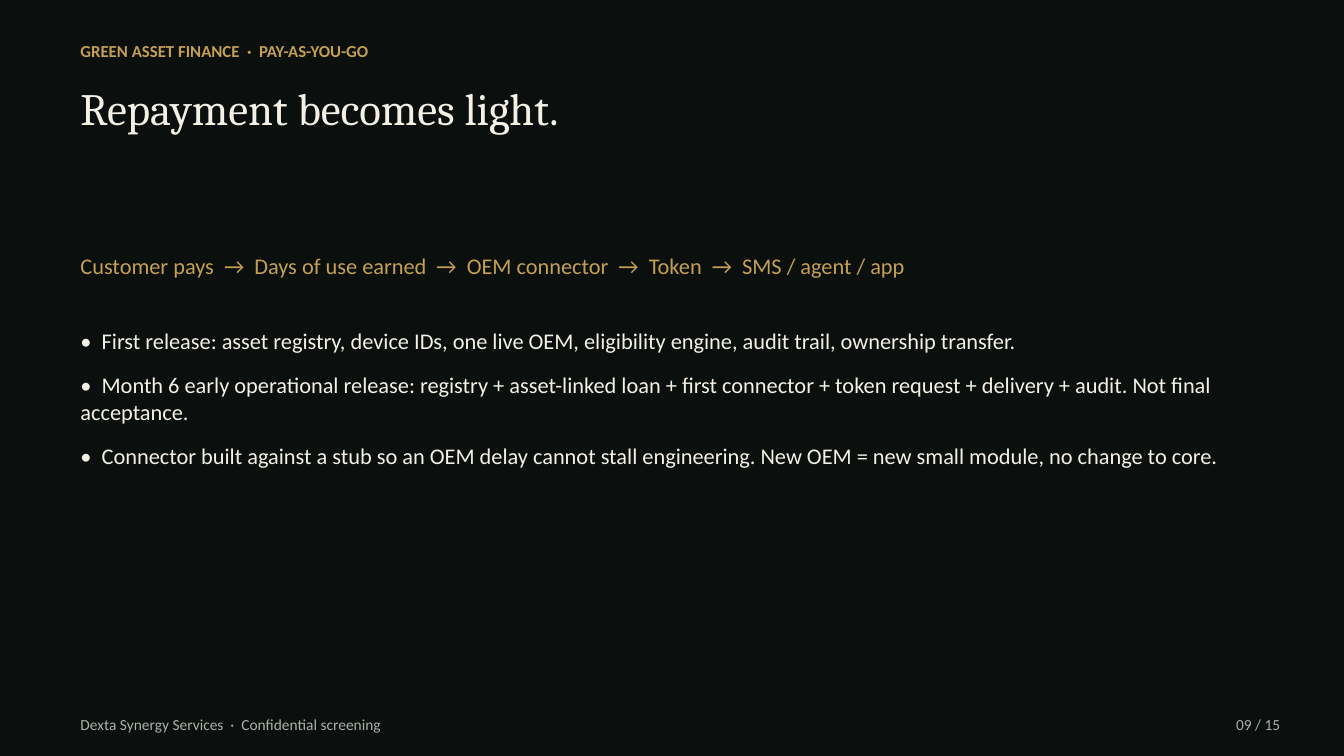
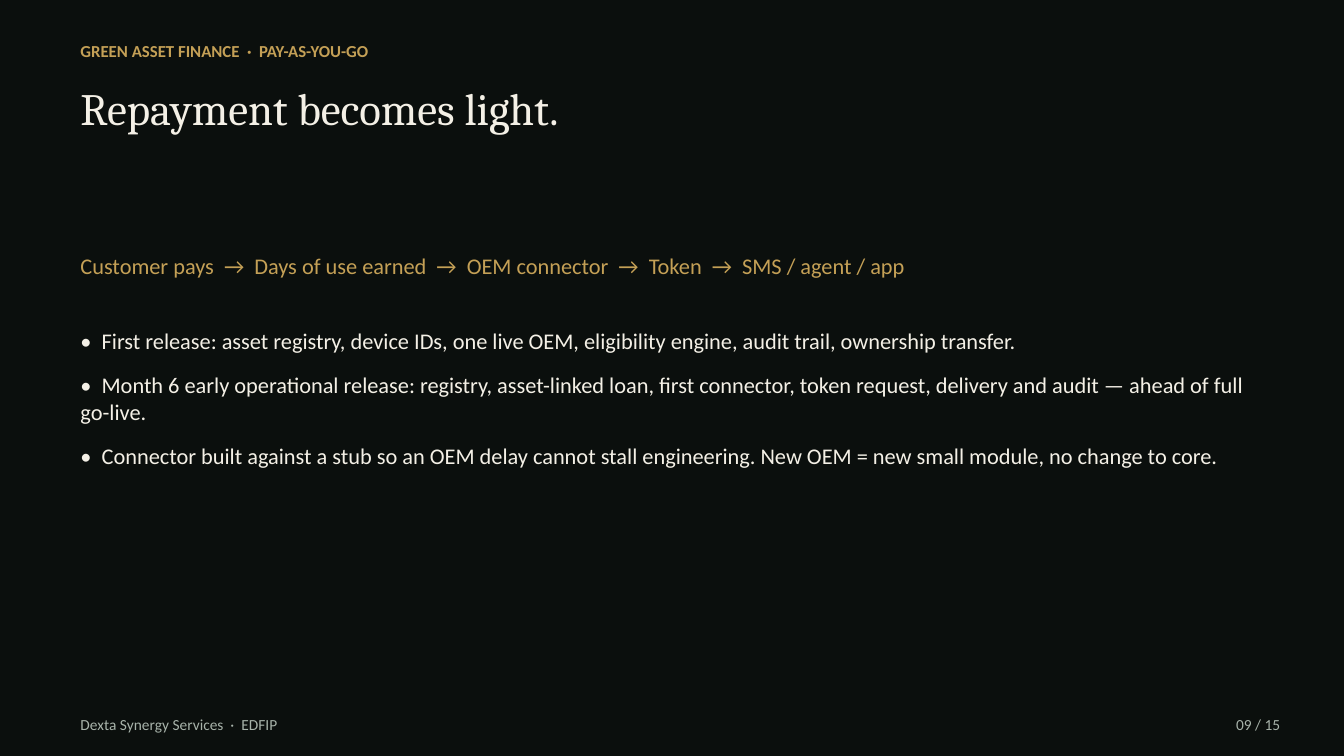
Before and after one commit to hanson1997/test, a slide deck: slide 9 of edfip-screening/EDFIP_Screening_Dexta.pptx. Drawn at 1344x756 pixels with LibreOffice and Linux fonts; fonts in the diff are those of the drawing. Boxes give left, top, right and bottom in pixels: in the first picture for what was removed or moved away, otherwise in the second. Text is boxed around its words. In the diff, an @@ line names an element or a change of style, - is before the commit and + after.

```diff
--- a/edfip-screening/EDFIP_Screening_Dexta.pptx
+++ b/edfip-screening/EDFIP_Screening_Dexta.pptx
@@ text at (80,377,1243,424): text changed @@
-• Month 6 early operational release: registry + asset-linked loan + first connector + token request + delivery + audit. Not final acceptance.
+• Month 6 early operational release: registry, asset-linked loan, first connector, token request, delivery and audit — ahead of full go-live.
@@ text at (80,719,277,733): text changed @@
-Dexta Synergy Services · Confidential screening
+Dexta Synergy Services · EDFIP
```
Also in this commit, not shown: 14 other slides changed, 4 other files.
